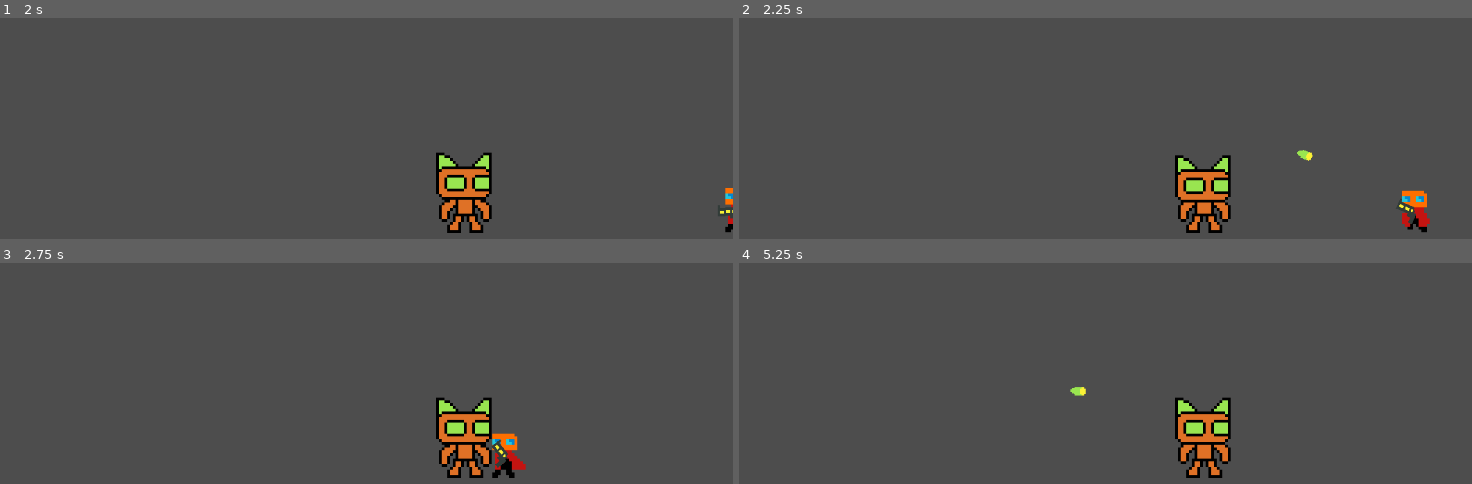
Above: before the commit, frames 1-4 (two rows, left to right).
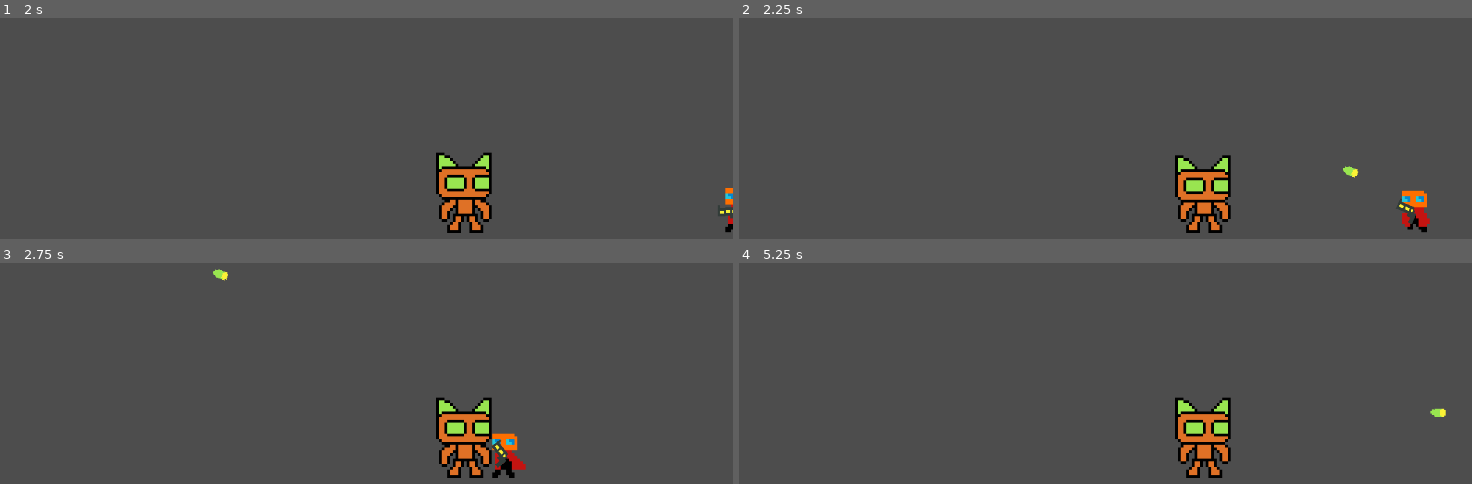
Above: after the commit, the same moments.

Repository: mendsergon/Kill-The-Food-Pyramid
Game: Godot game, scene res://Assets/Scenes/game.tscn
The game is run twice, just before and just after one commit, with the same random seed, the same clock (stepped at 60 frames per second) and the same inputs.
Inputs (mouse positions are in pixels of both pictures, inside the frame that each line leads up to):
- Up to frame 1 (2 s): move the mouse to (505, 179) at 0.52 s; hold D (move_right) from 0.53 s (still down); tap Shift (dash) at 0.6 s; tap Space (jump) at 0.77, 1.52 s; move the mouse to (175, 225) at 1.27 s; tap E (melee) at 1.35 s
- Up to frame 2 (2.25 s): move the mouse to (1149, 104) at 2.02 s; release D (move_right) at 2.03 s; hold A (move_left) from 2.03 s (still down); click (1149, 104) at 2.1 s
- Up to frame 3 (2.75 s): keep holding A (move_left)
- Up to frame 4 (5.25 s): move the mouse to (outside the picture) at 2.77 s; release A (move_left) at 2.78 s; hold D (move_right) 2.78-4.28 s; tap Shift (dash) at 2.85, 5.1 s; tap Space (jump) at 3.02, 3.77, 4.52 s; move the mouse to (outside the picture) at 3.52 s; tap E (melee) at 3.6 s; move the mouse to (834, 380) at 4.27 s; hold A (move_left) 4.28-5.03 s; click (834, 380) at 4.35 s; move the mouse to (1112, 446) at 5.02 s; hold D (move_right) from 5.03 s (still down)

Frame 1 is identical in both runs. In frame 2, 0.1% of the frame differs, in the area x 76-85%, y 59-73%; in frame 3, less than 0.1%; in frame 4, 0.2%, in the area x 45-97%, y 56-70%.

Commit message:
Added bullet collision logic, made bullets move per second and not at fps

Diff:
--- a/Assets/Scenes/bullet_1.tscn
+++ b/Assets/Scenes/bullet_1.tscn
@@ -1,9 +1,14 @@
-[gd_scene load_steps=3 format=3 uid="uid://c8j62akipuxc6"]
+[gd_scene load_steps=4 format=3 uid="uid://c8j62akipuxc6"]
 
 [ext_resource type="Texture2D" uid="uid://blpid62b5v4lo" path="res://Assets/Sprites/Weapons/Bullet 1.png" id="1_a8x02"]
 [ext_resource type="Script" uid="uid://d2t8slqyfb4cy" path="res://Assets/Scripts/bullet_1.gd" id="1_cgxvw"]
 
-[node name="Bullet 1" type="Node2D"]
+[sub_resource type="CircleShape2D" id="CircleShape2D_cgxvw"]
+radius = 3.16228
+
+[node name="Bullet 1" type="Area2D"]
+collision_layer = 2
+collision_mask = 132
 script = ExtResource("1_cgxvw")
 
 [node name="Sprite2D" type="Sprite2D" parent="."]
@@ -14,4 +19,13 @@
 position = Vector2(0, -4.76837e-07)
 scale = Vector2(2.925, 2.75)
 
+[node name="CollisionShape2D" type="CollisionShape2D" parent="."]
+shape = SubResource("CircleShape2D_cgxvw")
+
+[node name="RayCast2D" type="RayCast2D" parent="."]
+position = Vector2(-3, 0)
+scale = Vector2(2.12, 1)
+target_position = Vector2(3, 0)
+collision_mask = 4
+
 [connection signal="screen_exited" from="VisibleOnScreenNotifier2D" to="." method="_on_visible_on_screen_notifier_2d_screen_exited"]
--- a/Assets/Scenes/cyber_cat.tscn
+++ b/Assets/Scenes/cyber_cat.tscn
@@ -43,13 +43,15 @@
 
 [node name="Cyber Cat" type="CharacterBody2D"]
 position = Vector2(-1, -14)
+collision_layer = 4
+collision_mask = 7
 
 [node name="AnimatedSprite2D" type="AnimatedSprite2D" parent="."]
 position = Vector2(1, -1)
 sprite_frames = SubResource("SpriteFrames_b35qe")
 animation = &"Idle"
 autoplay = "Idle"
-frame_progress = 0.734677
+frame_progress = 0.679295
 
 [node name="CollisionShape2D" type="CollisionShape2D" parent="."]
 position = Vector2(0, 1.5)
--- a/Assets/Scenes/game.tscn
+++ b/Assets/Scenes/game.tscn
@@ -12,6 +12,8 @@
 zoom = Vector2(4, 4)
 
 [node name="StaticBody2D" type="StaticBody2D" parent="."]
+collision_layer = 128
+collision_mask = 0
 
 [node name="CollisionShape2D" type="CollisionShape2D" parent="StaticBody2D"]
 shape = SubResource("WorldBoundaryShape2D_nbu75")
--- a/Assets/Scenes/player.tscn
+++ b/Assets/Scenes/player.tscn
@@ -324,6 +324,7 @@
 radius = 4.12311
 
 [node name="Player" type="CharacterBody2D"]
+collision_mask = 133
 script = ExtResource("1_7dd06")
 
 [node name="AnimatedSprite2D" type="AnimatedSprite2D" parent="."]
--- a/Assets/Scripts/bullet_1.gd
+++ b/Assets/Scripts/bullet_1.gd
@@ -1,11 +1,18 @@
 extends Node2D
 
+@onready var ray_cast_2d: RayCast2D = $RayCast2D  # Raycast to detect collisions manually
+
 ### --- CORE CONSTANTS --- ###
-const SPEED: int = 450                      # Bullet travel speed (pixels per second)
+const SPEED: int = 300                     # Bullet travel speed (pixels per second)
 
 ### --- MOVEMENT --- ###
-func _process(delta: float) -> void:
-	position += transform.x * SPEED * delta  # Move bullet forward based on local direction
+func _physics_process(delta: float) -> void:
+	if ray_cast_2d.is_colliding():             # Check if raycast hit something this frame
+		var collider = ray_cast_2d.get_collider()
+		print("Hit:", collider.name)
+		queue_free()                            # Destroy bullet on impact
+	else:
+		position += transform.x * SPEED * delta  # Move bullet forward based on local direction
 
 ### --- LIFETIME MANAGEMENT --- ###
 func _on_visible_on_screen_notifier_2d_screen_exited() -> void:
